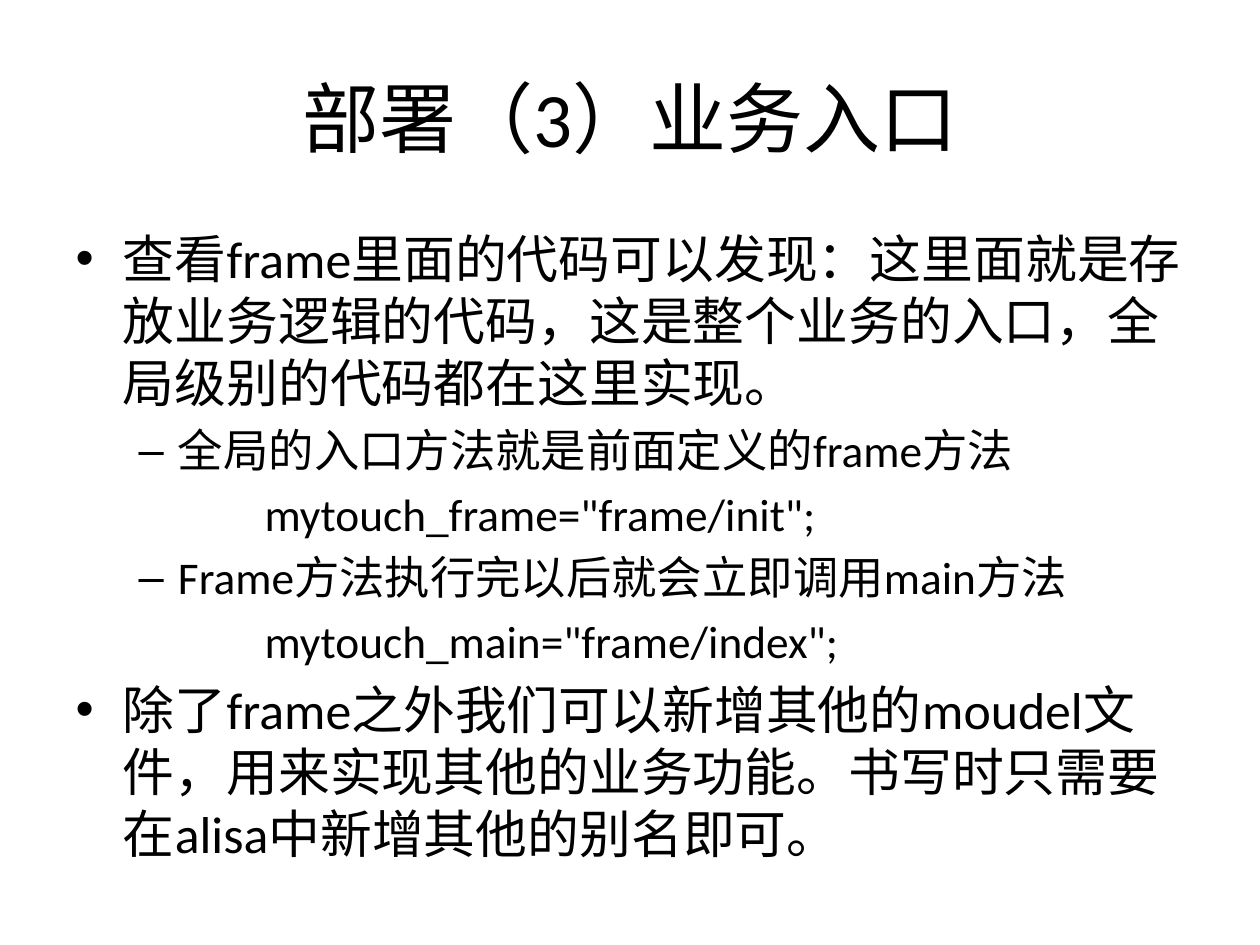
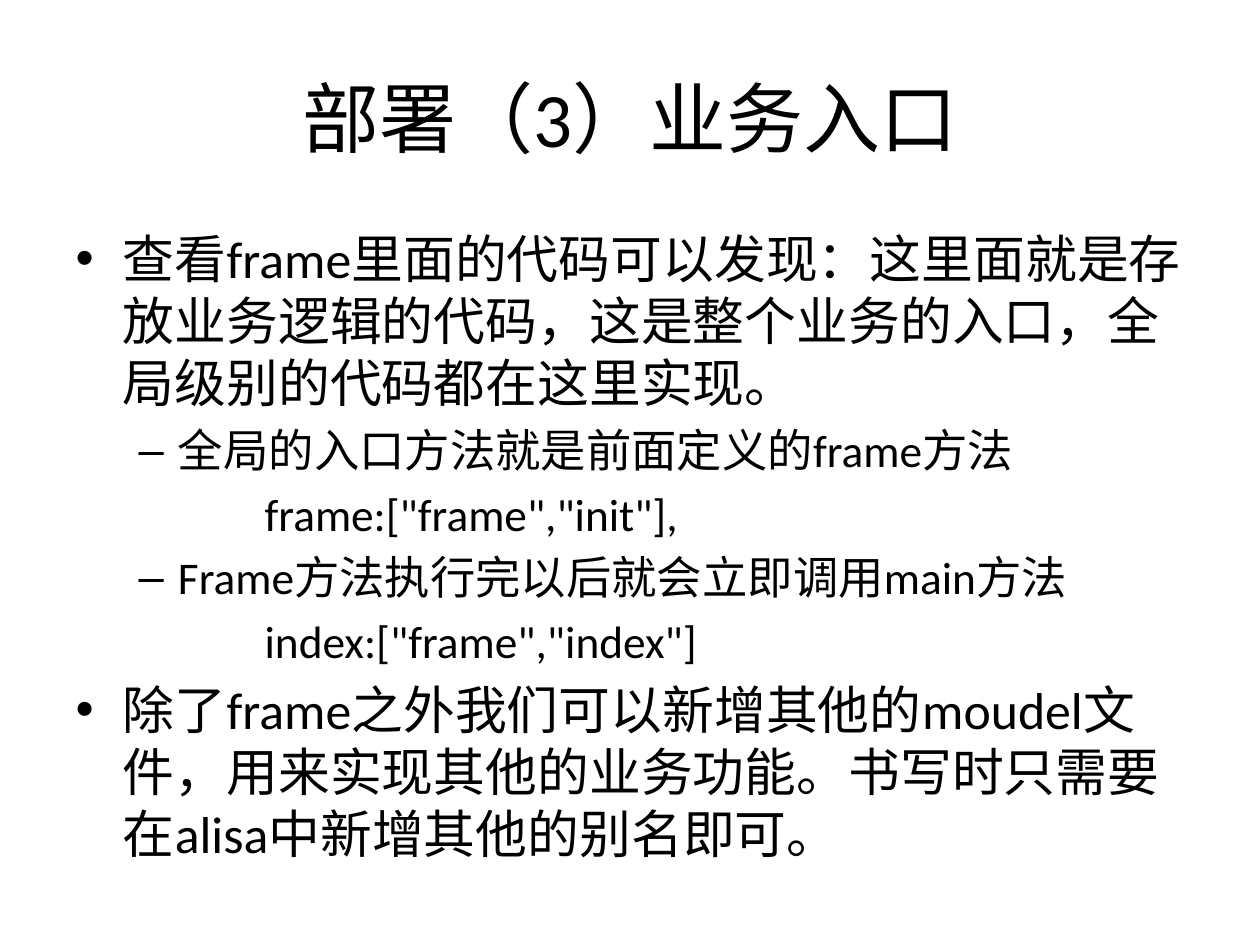
Before and after one commit to dearlordchen/mytouch, a slide deck: slide 9 of Mytouch移动web开发框架介绍.pptx (slide 7 before the commit). Drawn at 1260x945 pixels with LibreOffice and Linux fonts; fonts in the diff are those of the drawing. Boxes give left, top, right and bottom in pixels: in the first picture for what was removed or moved away, otherwise in the second. Text is boxed around its words. In the diff, an @@ line names an element or a change of style, - is before the commit and + after.

```diff
--- a/Mytouch移动web开发框架介绍.pptx
+++ b/Mytouch移动web开发框架介绍.pptx
@@ text at [265,498,678,538]: text changed @@
-  mytouch_frame="frame/init";
+  frame:["frame","init"],
@@ text at [265,625,697,665]: text changed @@
-  mytouch_main="frame/index";
+  index:["frame","index"]
```
Also in this commit, not shown: 6 other slides changed, 2 slides added, 2 slides removed, 1 other file.
